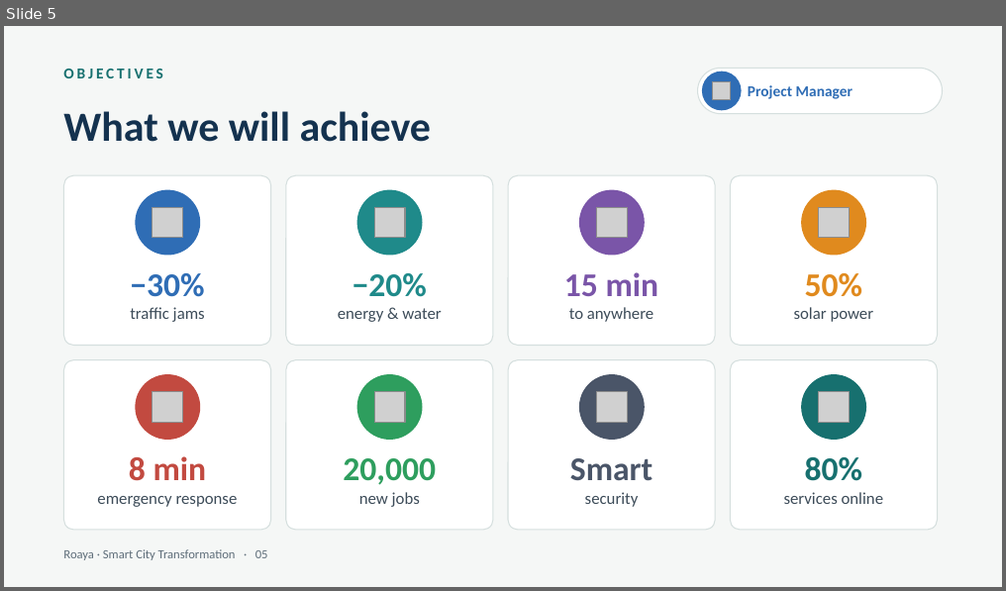
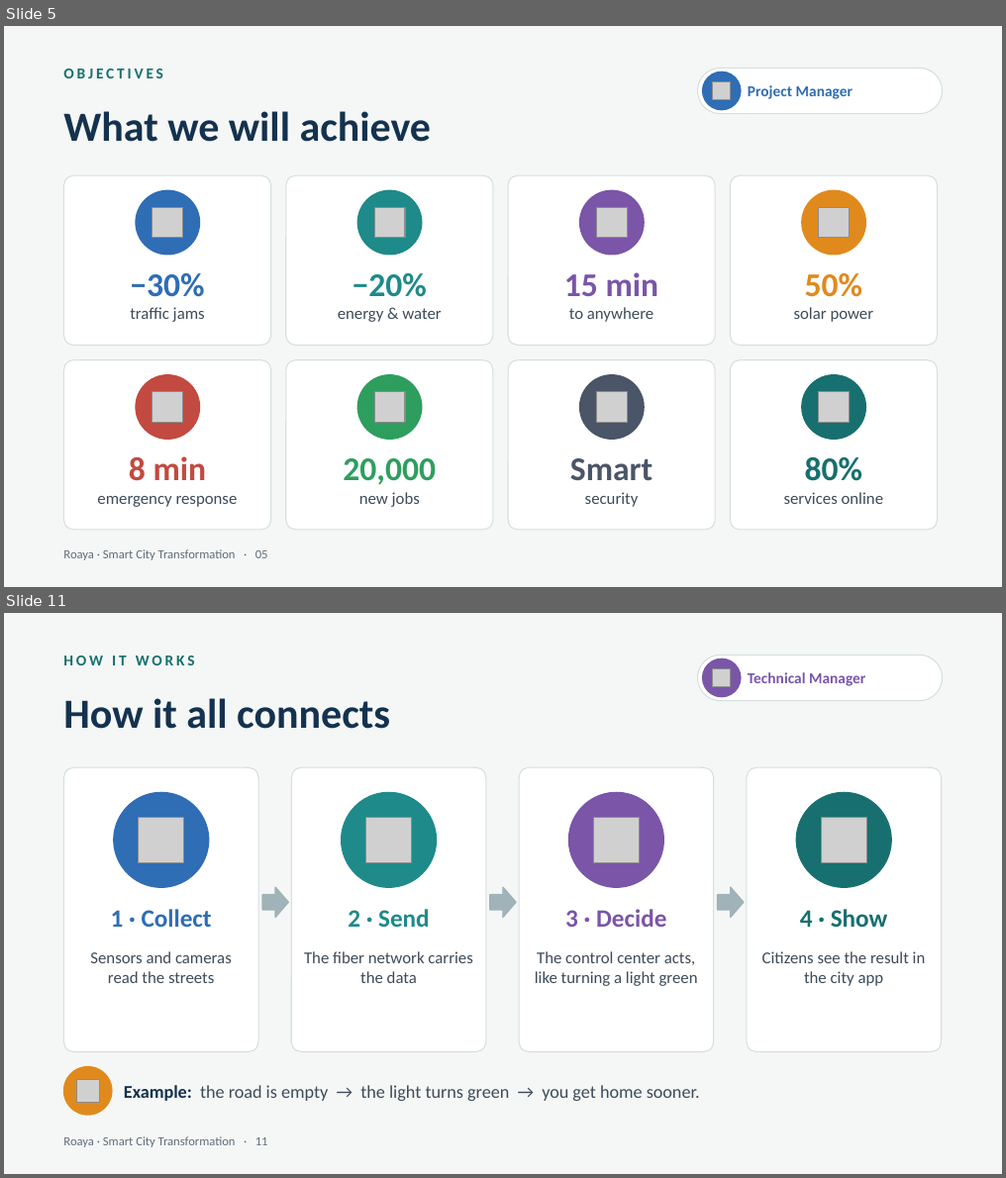
Before and after one commit to RahmaOshba/RahmaOshba, a slide deck: Roaya_Final/Roaya_Final_Presentation.pptx. Shown one above the other, each under a label of ours: slide 5 before the commit, slides 5 and 11 after it; the slides between them are not shown. The pictures are 1006x591 and 1006x1178 pixels, drawn with LibreOffice and Linux fonts; fonts in the diff are those of the drawing; grey boxes stand for pictures. Boxes give left, top, right and bottom in pixels: in the first picture for what was removed or moved away, otherwise in the second. Text is boxed around its words. In the diff, an @@ line names an element or a change of style, - is before the commit and + after.

```diff
--- a/Roaya_Final/Roaya_Final_Presentation.pptx
+++ b/Roaya_Final/Roaya_Final_Presentation.pptx
@@ slide 11 added at (4, 613, 1002, 1174), background #F5F7F6 @@
@@ text added at (63, 656, 195, 665), 11 pt, text #17706F, bold @@
+HOW IT WORKS
@@ rounded rectangle added at (698, 655, 943, 701), fill #FFFFFF, outline #D5DFDE 0.75 pt @@
@@ ellipse added at (703, 659, 741, 697), fill #7A55A8, outline #7A55A8 1 pt @@
@@ picture added at (713, 668, 731, 687) @@
@@ text added at (63, 698, 390, 729), 30 pt, text #14324F, bold @@
+How it all connects
@@ text added at (747, 672, 865, 686), 11 pt, text #7A55A8, bold @@
+Technical Manager
@@ rounded rectangle added at (63, 767, 258, 1053), fill #FFFFFF, outline #D5DFDE 0.75 pt @@
@@ rounded rectangle added at (291, 767, 486, 1053), fill #FFFFFF, outline #D5DFDE 0.75 pt @@
@@ rounded rectangle added at (519, 767, 714, 1053), fill #FFFFFF, outline #D5DFDE 0.75 pt @@
@@ rounded rectangle added at (746, 767, 942, 1053), fill #FFFFFF, outline #D5DFDE 0.75 pt @@
@@ ellipse added at (114, 792, 209, 887), fill #2F6DB5, outline #2F6DB5 1 pt @@
@@ picture added at (139, 818, 184, 863) @@
@@ ellipse added at (342, 792, 436, 887), fill #1F8A8A, outline #1F8A8A 1 pt @@
@@ picture added at (366, 818, 412, 863) @@
@@ ellipse added at (569, 792, 663, 887), fill #7A55A8, outline #7A55A8 1 pt @@
@@ picture added at (594, 818, 640, 863) @@
@@ ellipse added at (796, 792, 891, 887), fill #17706F, outline #17706F 1 pt @@
@@ picture added at (822, 818, 867, 863) @@
@@ text added at (111, 909, 212, 927), 18 pt, text #2F6DB5, bold @@
+1 · Collect
@@ right arrow added at (262, 887, 288, 917), fill #9FB3B8, outline #9FB3B8 1 pt @@
@@ text added at (348, 909, 430, 927), 18 pt, text #1F8A8A, bold @@
+2 · Send
@@ right arrow added at (490, 887, 516, 917), fill #9FB3B8, outline #9FB3B8 1 pt @@
@@ text added at (565, 909, 666, 927), 18 pt, text #7A55A8, bold @@
+3 · Decide
@@ right arrow added at (718, 887, 744, 917), fill #9FB3B8, outline #9FB3B8 1 pt @@
@@ text added at (800, 909, 888, 927), 18 pt, text #17706F, bold @@
+4 · Show
@@ text added at (90, 952, 232, 983), 12 pt, text #3D4C59 @@
+Sensors and cameras read the streets
@@ text added at (304, 952, 472, 983), 12 pt, text #3D4C59 @@
+The fiber network carries the data
@@ text added at (535, 952, 698, 986), 12 pt, text #3D4C59 @@
+The control center acts, like turning a light green
@@ text added at (762, 952, 926, 986), 12 pt, text #3D4C59 @@
+Citizens see the result in the city app
@@ ellipse added at (63, 1067, 112, 1115), fill #E08A1E, outline #E08A1E 1 pt @@
@@ picture added at (76, 1079, 99, 1102) @@
@@ text added at (124, 1085, 700, 1101), 13 pt, text #3D4C59 @@
+Example: the road is empty → the light turns green → you get home sooner.
@@ text added at (63, 1137, 268, 1148), 9 pt, text #5F6E7A @@
+Roaya · Smart City Transformation · 11
```
Also in this commit, not shown: 10 slides changed, 6 other slides added, 4 other files.
